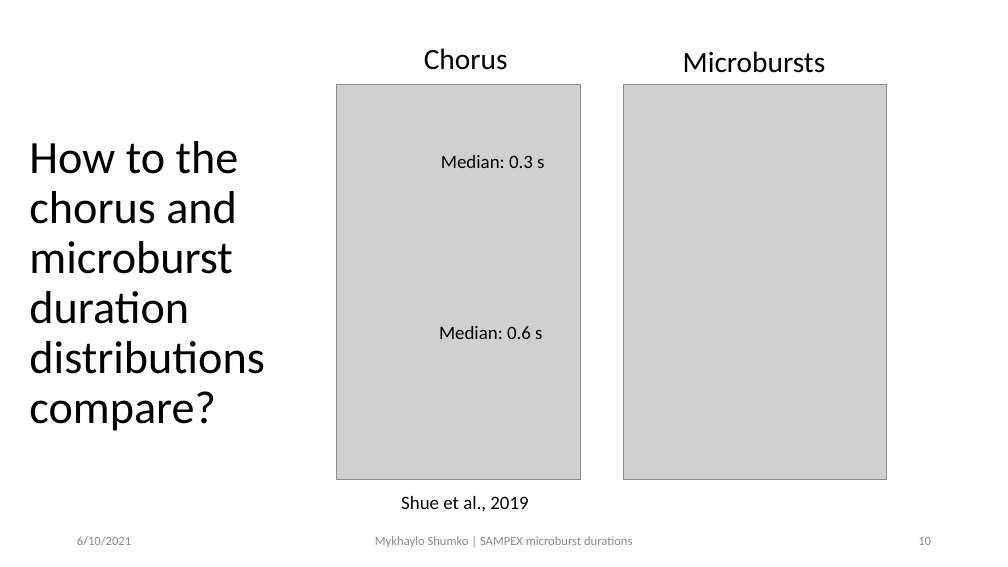
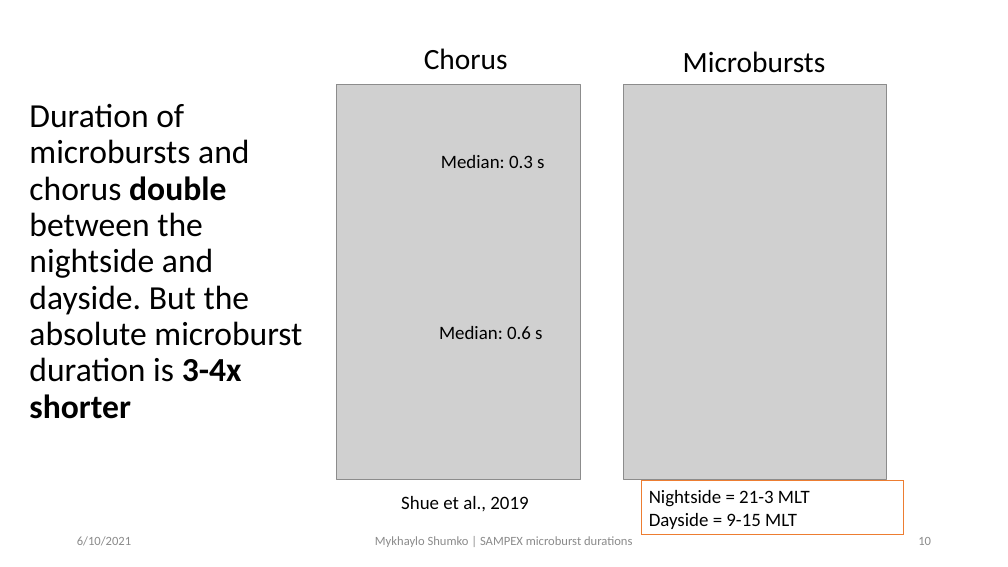
Before and after one commit to mshumko/sampex_microburst_widths, a slide deck: slide 10 of reports/20210610_shumko_sampex_microburst_durations.pptx. Drawn at 1008x567 pixels with LibreOffice and Linux fonts; fonts in the diff are those of the drawing; grey boxes stand for pictures. Boxes give left, top, right and bottom in pixels: in the first picture for what was removed or moved away, otherwise in the second. Text is boxed around its words. In the diff, an @@ line names an element or a change of style, - is before the commit and + after.

Commit message:
Updated the talk slides.

```diff
--- a/reports/20210610_shumko_sampex_microburst_durations.pptx
+++ b/reports/20210610_shumko_sampex_microburst_durations.pptx
@@ title at [29, 103, 302, 419]: text changed; size 44 to 32 pt @@
-How to the chorus and microburst duration distributions compare?
+Duration of microbursts and chorus double between the nightside and dayside. But the absolute microburst duration is 3-4x shorter
@@ rectangle added at [641, 481, 904, 535], fill #FFFFFF, outline #ED7D31 1 pt, 18 pt, text #000000 @@
+Nightside = 21-3 MLT
+Dayside = 9-15 MLT
```
Also in this commit, not shown: 3 other files.
